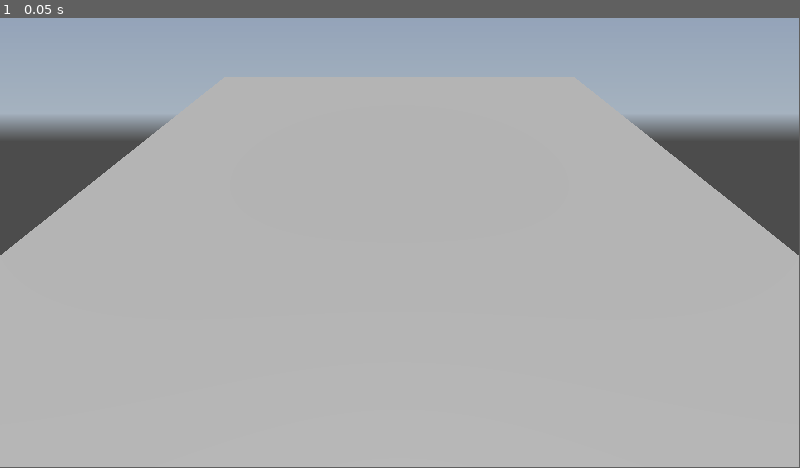
Above: before the commit, frame 1.
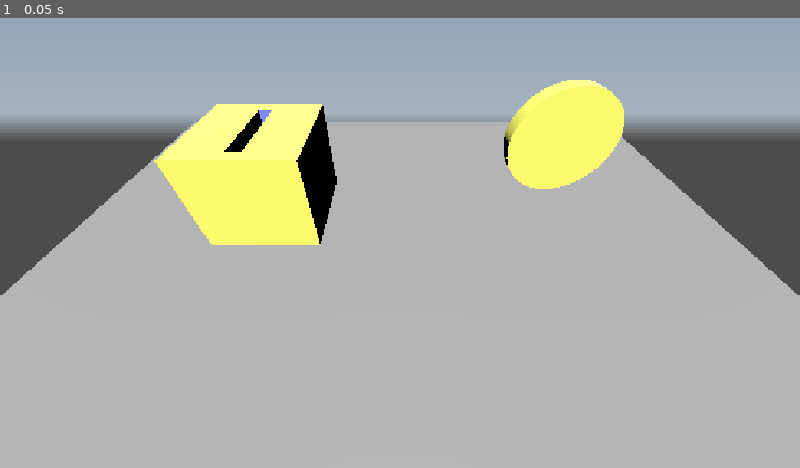
Above: after the commit, the same moment.

Repository: davidgd72k/godotober-25---27.-pagar-para-ganar
Game: Godot game, scene res://scenes/main.tscn
Same seed, same stepped clock (60 frames per second), same inputs: the game is played once before the commit and once after it. A sky picture missing from this copy of the repository is replaced by a grey-blue gradient.
Inputs:
- Up to frame 1 (0.05 s): no input
In our replay, the window is 799x449 before the commit and 800x450 after it. These sizes can differ from the game's own. Grey fills any space a smaller window leaves; there, only what the larger window draws over its background counts as a difference.

The runs differ from the first frame. In frame 1, 12% of the frame differs, in the area x 0-100%, y 0-62%.

Commit message:
making drag-and-drop functionality

Diff:
--- a/gameobjects/cashbox.tscn
+++ b/gameobjects/cashbox.tscn
@@ -9,9 +9,10 @@
 
 [sub_resource type="BoxMesh" id="BoxMesh_5tdst"]
 material = SubResource("StandardMaterial3D_fnuv1")
+size = Vector3(0.8, 0.8, 0.8)
 
 [sub_resource type="BoxMesh" id="BoxMesh_4tt7o"]
-size = Vector3(0.2, 0.8, 1)
+size = Vector3(0.1, 0.6, 0.5)
 
 [sub_resource type="StandardMaterial3D" id="StandardMaterial3D_5tdst"]
 albedo_color = Color(0.49411765, 0.53333336, 1, 1)
@@ -26,7 +27,7 @@
 mesh = SubResource("BoxMesh_5tdst")
 
 [node name="CSGMesh3D" type="CSGMesh3D" parent="BoxMesh"]
-transform = Transform3D(1, 0, 0, 0, -4.371139e-08, -1, 0, 1, -4.371139e-08, 0, 0.2603048, 0)
+transform = Transform3D(1, 0, 0, 0, -4.371139e-08, -1, 0, 1, -4.371139e-08, 0, 0.22075176, 0)
 operation = 2
 mesh = SubResource("BoxMesh_4tt7o")
 material = SubResource("StandardMaterial3D_5tdst")
--- a/gameobjects/coin.tscn
+++ b/gameobjects/coin.tscn
@@ -5,6 +5,8 @@
 
 [sub_resource type="CylinderMesh" id="CylinderMesh_8safa"]
 material = SubResource("StandardMaterial3D_ad5de")
+top_radius = 0.3
+bottom_radius = 0.3
 height = 0.1
 
 [sub_resource type="SphereShape3D" id="SphereShape3D_t4pel"]
--- a/project.godot
+++ b/project.godot
@@ -14,3 +14,7 @@
 run/main_scene="uid://r4yn4kbocuwp"
 config/features=PackedStringArray("4.5", "Forward Plus")
 config/icon="res://icon.svg"
+
+[display]
+
+window/stretch/mode="canvas_items"
--- /dev/null
+++ b/scenes/main.gd
@@ -0,0 +1,25 @@
+extends Node3D
+
+func _ready() -> void:
+	pass
+
+func _process(delta: float) -> void:
+	pass
+
+func _input(event: InputEvent) -> void:
+	pass
+
+'''
+func get_mouse_intersect(mousePosition):
+	var currentCamera = get_viewport().get_camera_3d()
+	var params = PhysicsRayQueryParameters3D.new()
+
+	params.from = currentCamera.project_ray_origin(mousePosition)
+	params.to = currentCamera.project_position(mousePosition, 1000)
+	if draggingCollider: params.exclude = [draggingCollider]
+
+	var worldspace = get_world_3d().direct_space_state
+	var result = worldspace.intersect_ray(params)
+
+	return result
+'''
--- a/scenes/main.tscn
+++ b/scenes/main.tscn
@@ -1,10 +1,13 @@
-[gd_scene load_steps=6 format=3 uid="uid://r4yn4kbocuwp"]
+[gd_scene load_steps=9 format=3 uid="uid://r4yn4kbocuwp"]
 
 [ext_resource type="Shader" uid="uid://difyle6bld4kh" path="res://shaders/n64_skybox.gdshader" id="1_0wfyh"]
+[ext_resource type="Script" uid="uid://dm4e6l7qb3gn4" path="res://scenes/main.gd" id="1_tbgi4"]
 [ext_resource type="Texture2D" uid="uid://bghptqfuh62bg" path="res://assets/textures/skytex_wispy-sunset_512x512.png" id="2_sugp2"]
+[ext_resource type="PackedScene" uid="uid://br3w4gcfjkbti" path="res://gameobjects/cashbox.tscn" id="3_sugp2"]
+[ext_resource type="PackedScene" uid="uid://bs4trbpm0jr5v" path="res://gameobjects/coin.tscn" id="4_jyhfs"]
 
 [sub_resource type="BoxMesh" id="BoxMesh_sgp6g"]
-size = Vector3(2, 0.2, 2)
+size = Vector3(5, 0.2, 4)
 
 [sub_resource type="ShaderMaterial" id="ShaderMaterial_jyhfs"]
 render_priority = 0
@@ -22,9 +25,10 @@
 size = Vector3(200, 200, 200)
 
 [node name="Main" type="Node3D"]
+script = ExtResource("1_tbgi4")
 
 [node name="Camera3D" type="Camera3D" parent="."]
-transform = Transform3D(1, 0, 0, 0, 0.6928609, 0.7210713, 0, -0.7210713, 0.6928609, 0, 0.5426454, 0.84649676)
+transform = Transform3D(1, 0, 0, 0, 0.6928609, 0.7210713, 0, -0.7210713, 0.6928609, 0, 1.5469248, 1.5722291)
 
 [node name="DirectionalLight3D" type="DirectionalLight3D" parent="."]
 transform = Transform3D(1, 0, 0, 0, 0.49883568, 0.8666966, 0, -0.8666966, 0.49883568, 0, 0.59025985, 0)
@@ -36,3 +40,9 @@
 
 [node name="Skybox" type="MeshInstance3D" parent="."]
 mesh = SubResource("BoxMesh_tbgi4")
+
+[node name="Cashbox" parent="." instance=ExtResource("3_sugp2")]
+transform = Transform3D(1, 0, 0, 0, 1, 0, 0, 0, 1, -0.9803611, 0.27652097, -0.30415225)
+
+[node name="Coin" parent="." instance=ExtResource("4_jyhfs")]
+transform = Transform3D(1, 0, 0, 0, 1, 0, 0, 0, 1, 0.9044056, 0.7527876, 0)
Not shown, added: scenes/main.gd.uid
